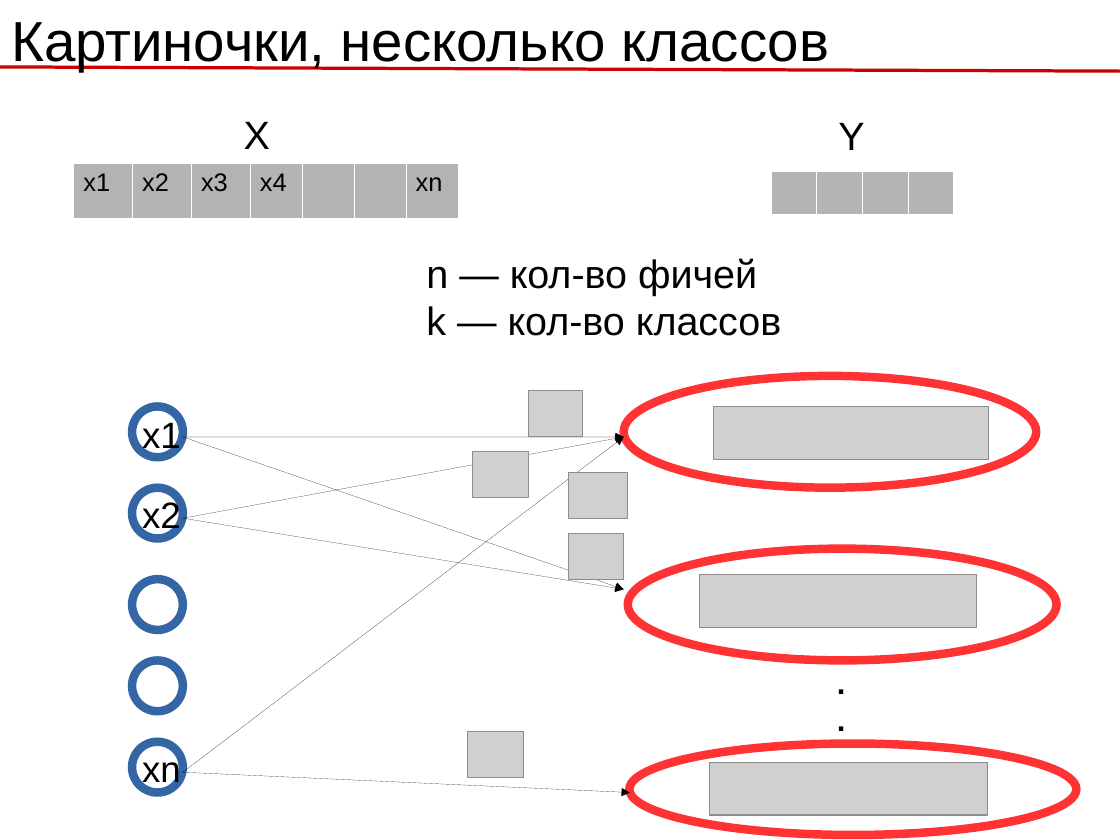
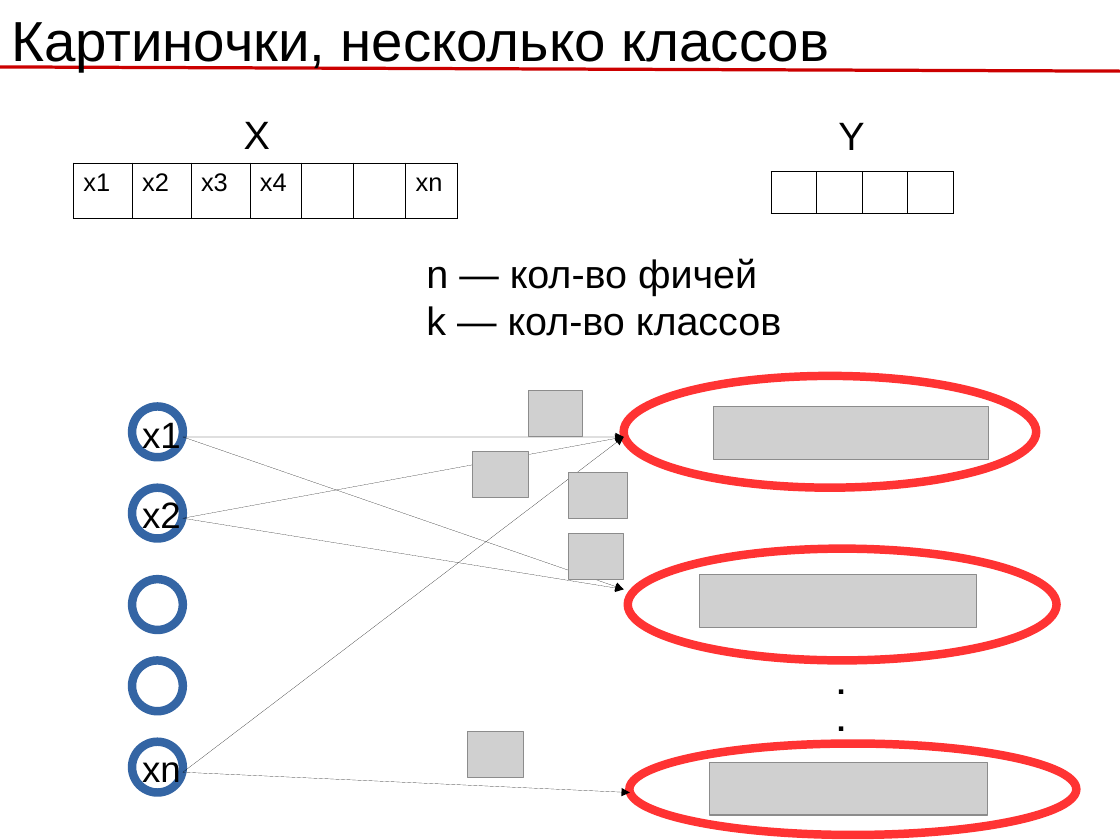
Before and after one commit to rykachevskiy/239, a slide deck: slide 2 of 6.Intro_to_NN/MatMul.odp. Drawn at 1120x840 pixels with LibreOffice and Linux fonts; fonts in the diff are those of the drawing; grey boxes stand for pictures. Boxes give left, top, right and bottom in pixels: in the first picture for what was removed or moved away, otherwise in the second. Text is boxed around its words. In the diff, an @@ line names an element or a change of style, - is before the commit and + after.

```diff
--- a/6.Intro_to_NN/MatMul.odp
+++ b/6.Intro_to_NN/MatMul.odp
@@ table at [73, 163, 457, 219] @@
@@ fill #B3B3B3 to none in 5 cells @@
@@ borders changed @@
@@ table at [771, 172, 954, 214] @@
@@ borders changed @@
```
Also in this commit, not shown: 3 other slides changed, 9 other files.
